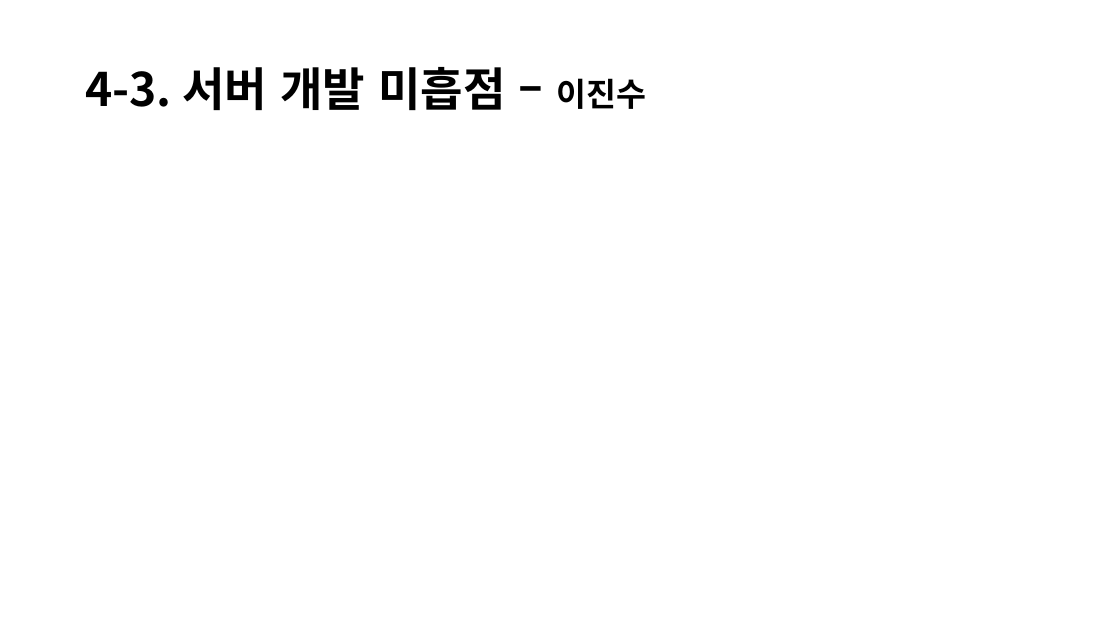
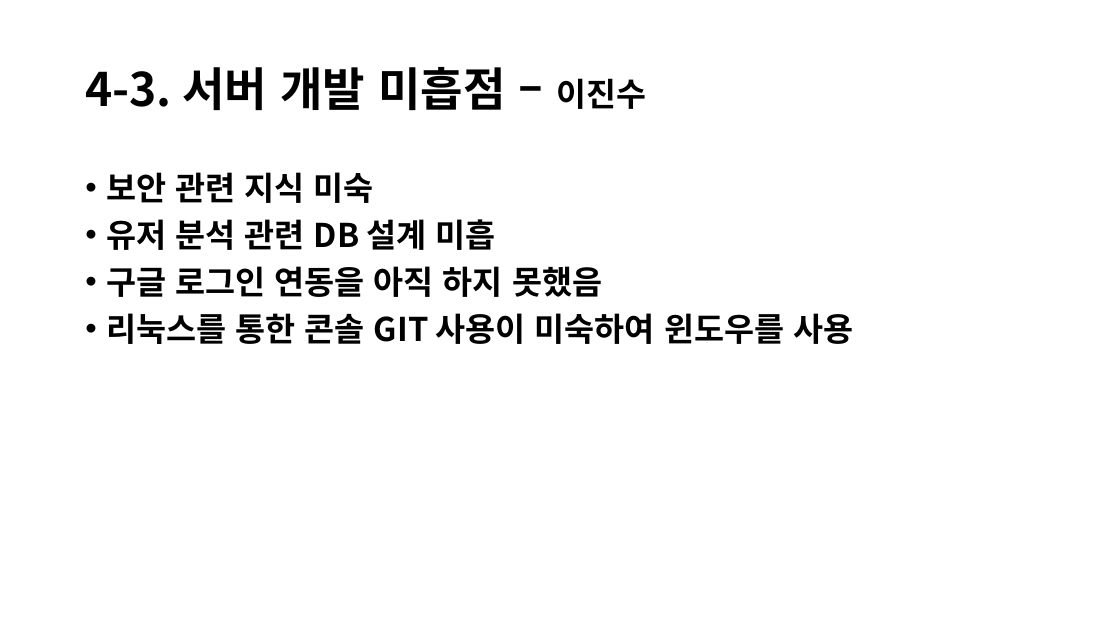
Before and after one commit to JinsooLee-Testing/aww, a slide deck: slide 14 of 기획문서/중간발표/Aww_중간발표.pptx. Drawn at 1120x630 pixels with LibreOffice and Linux fonts; fonts in the diff are those of the drawing; background and template pictures are left out. Boxes give left, top, right and bottom in pixels: in the first picture for what was removed or moved away, otherwise in the second. Text is boxed around its words. In the diff, an @@ line names an element or a change of style, - is before the commit and + after.

Commit message:
<중간발표 PPT 서버 part 추가 >

```diff
--- a/기획문서/중간발표/Aww_중간발표.pptx
+++ b/기획문서/중간발표/Aww_중간발표.pptx
@@ text added at box(106, 172, 853, 344), 28 pt, text #000000, bold @@
+• 보안 관련 지식 미숙
+• 유저 분석 관련 DB 설계 미흡
+• 구글 로그인 연동을 아직 하지 못했음
+• 리눅스를 통한 콘솔 GIT 사용이 미숙하여 윈도우를 사용
```
Also in this commit, not shown: 2 other slides changed.
